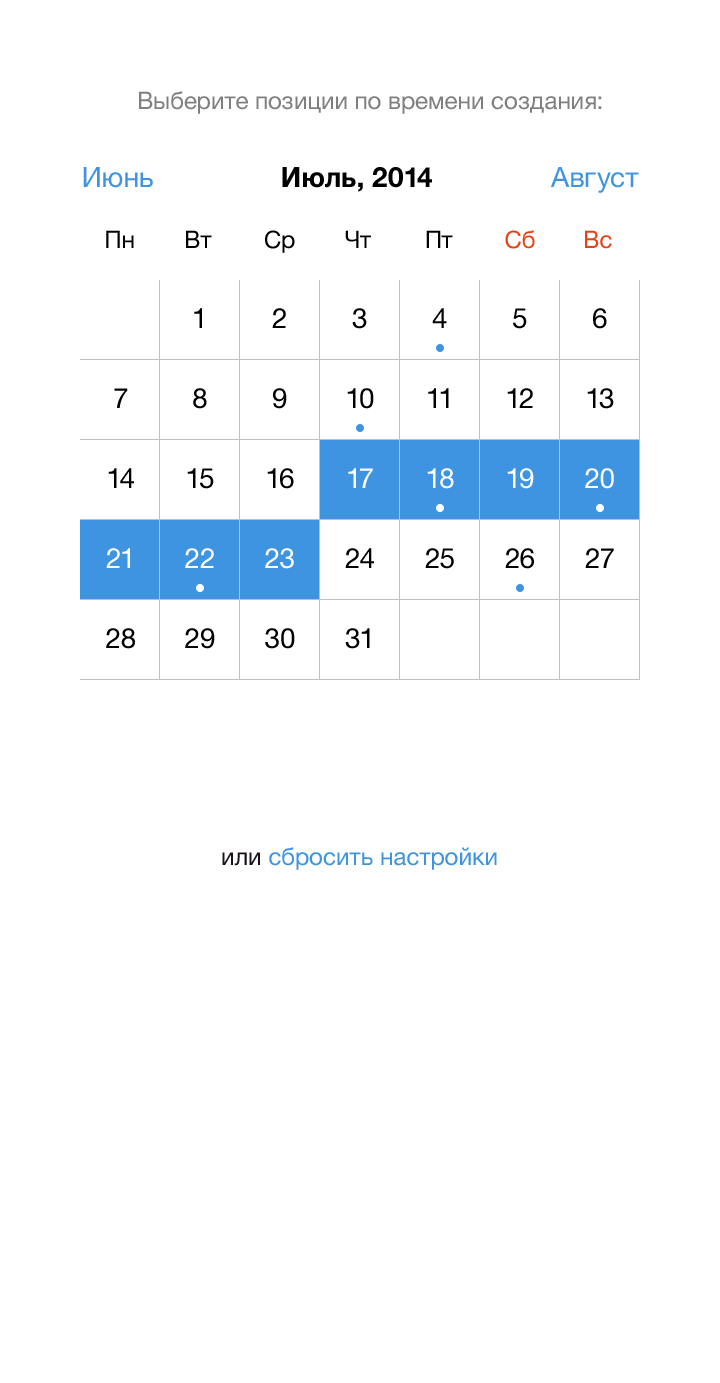
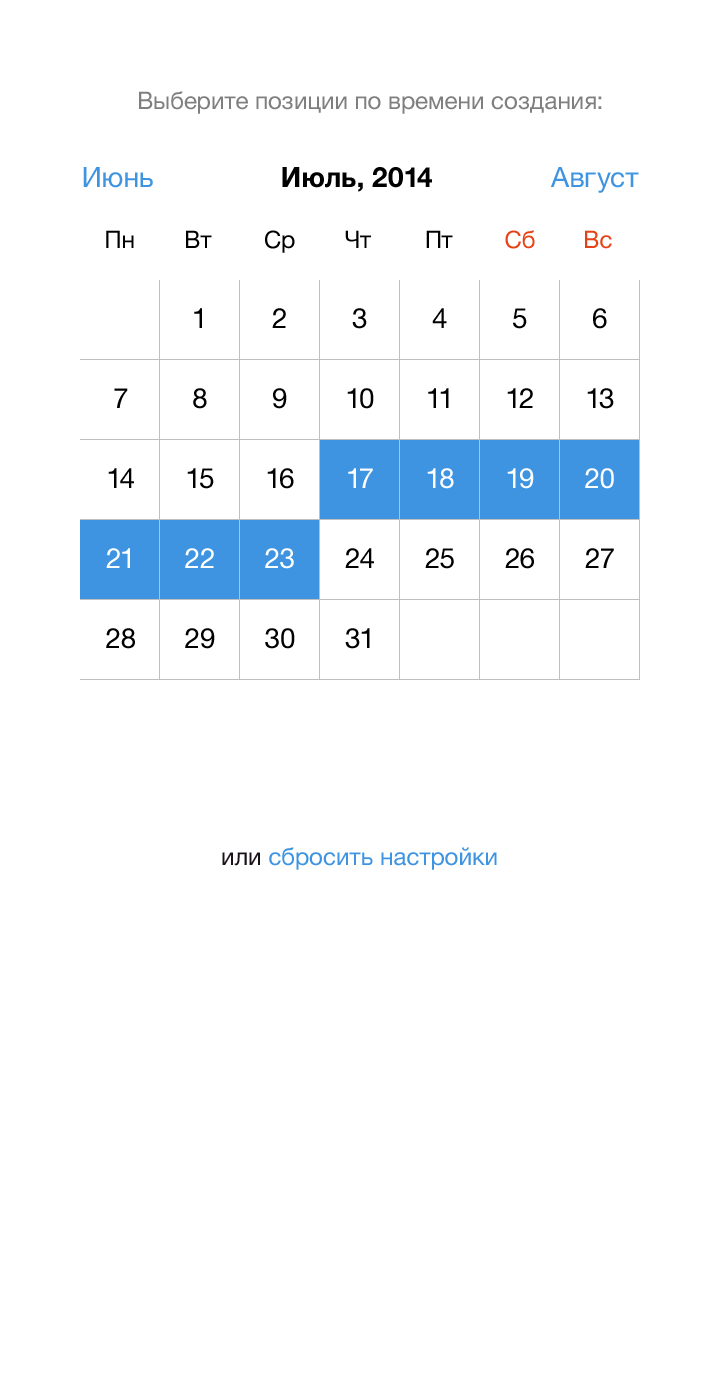
Two versions of the same layered image (720x1383). Layer-by-layer changes:
painted on "day box" (9th of 35, in "select dates popup" › "Group 3" › "cells") over (516, 584, 524, 592)
painted on "day box" (13th of 35, in "select dates popup" › "Group 3" › "cells") over (196, 584, 204, 592)
painted on "day box" (15th of 35, in "select dates popup" › "Group 3" › "cells") over (596, 504, 604, 512)
painted on "day box" (17th of 35, in "select dates popup" › "Group 3" › "cells") over (436, 504, 444, 512)
painted on "day box" (25th of 35, in "select dates popup" › "Group 3" › "cells") over (356, 424, 364, 432)
painted on "day box" (31st of 35, in "select dates popup" › "Group 3" › "cells") over (436, 344, 444, 352)
